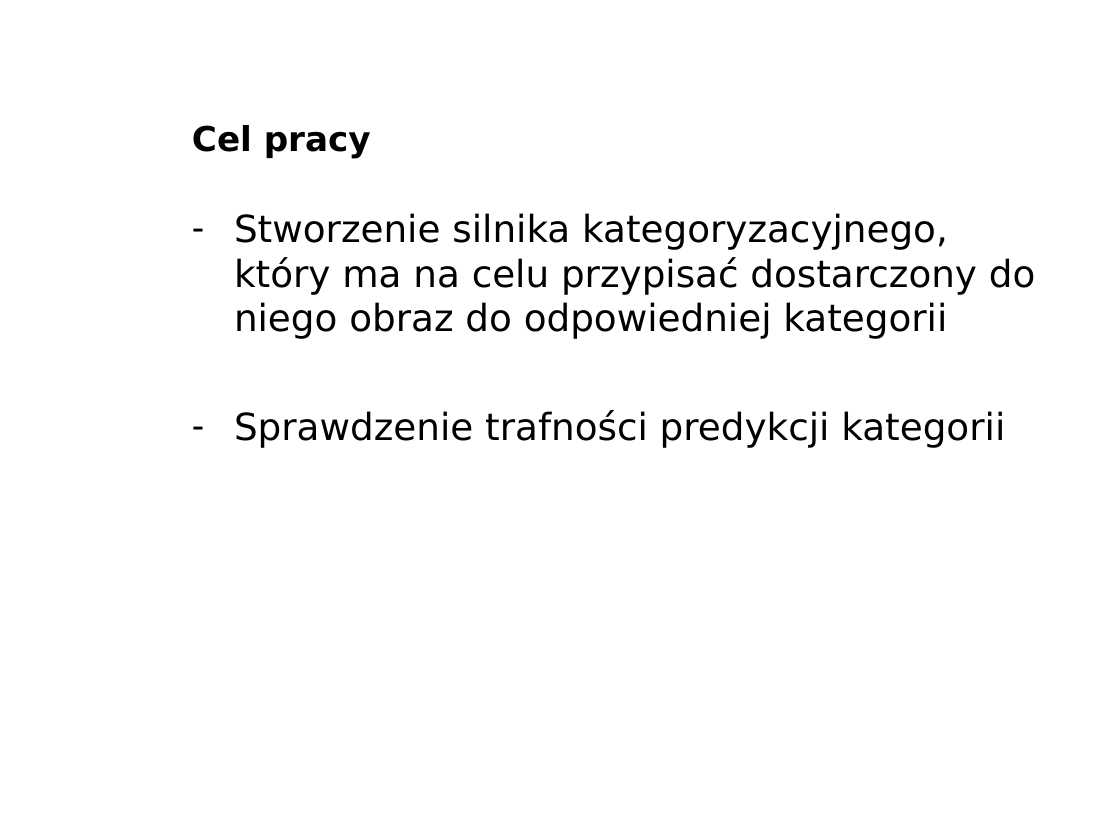
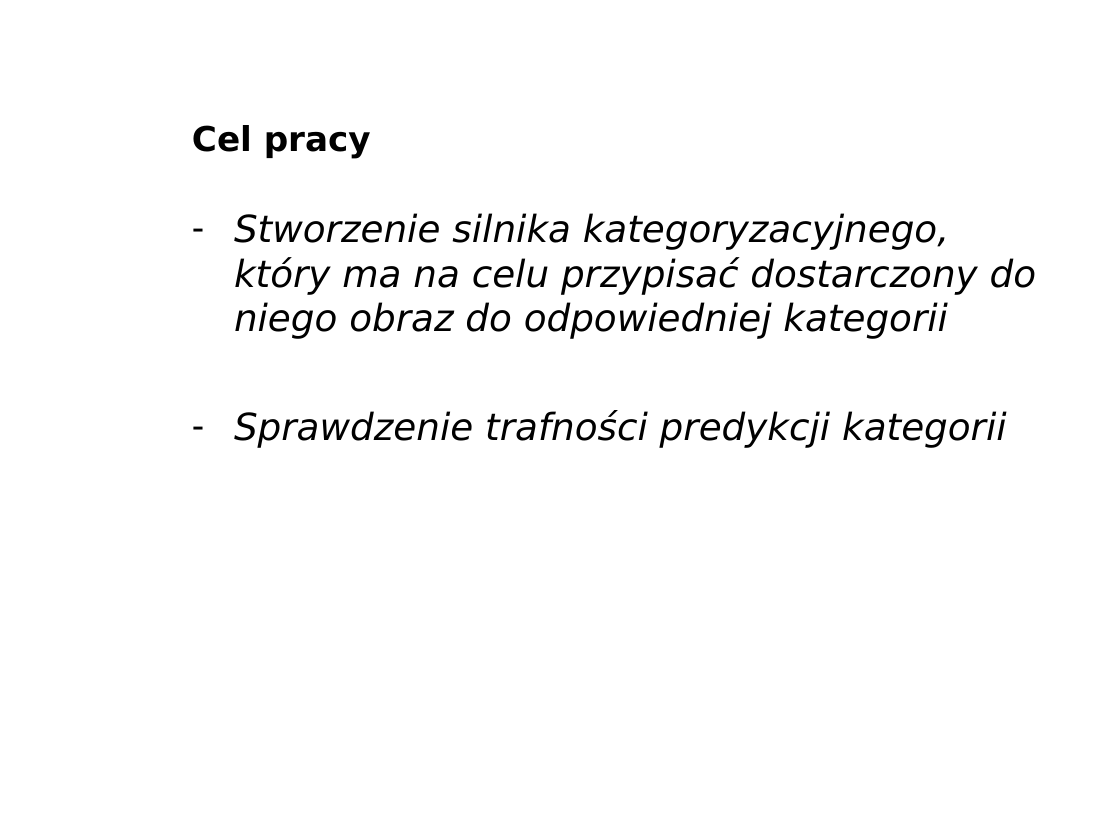
Before and after one commit to michalcichon/praca-magisterska, a slide deck: slide 2 of presentation/prezentacja-obrona.ppt. Drawn at 1120x840 pixels with LibreOffice and Linux fonts; fonts in the diff are those of the drawing; background and template pictures are left out. Boxes give left, top, right and bottom in pixels: in the first picture for what was removed or moved away, otherwise in the second. Text is boxed around its words. In the diff, an @@ line names an element or a change of style, - is before the commit and + after.

```diff
--- a/presentation/prezentacja-obrona.ppt
+++ b/presentation/prezentacja-obrona.ppt
@@ text "Stworzenie silnika kategoryzacyjnego, który ma ..." at <box>234,213,1036,448</box>: italic on @@
```
Also in this commit, not shown: 3 other slides changed, 10 slides added, 1 slide removed.
